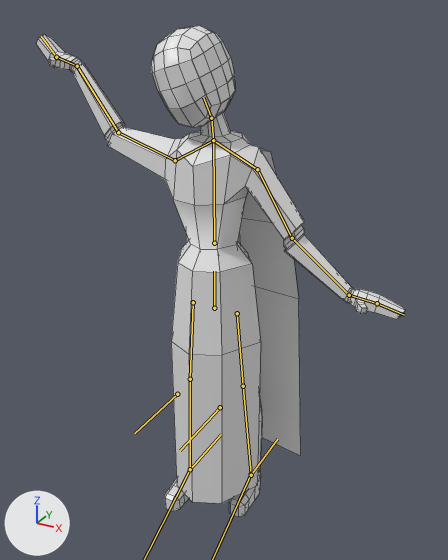
An edit to the FBX model Model/Model Texeture_From Hyouko/New Work/UV/Dummy/FBX/Dummy-Post.fbx, drawn before and after from the same camera.
Before and after are seen from a camera (50 mm lens) standing at (3.74, -6.55, 6.99) and looking at (0.0, 0.26, 3.59). The lights are fixed; the arrows at lower left show +X, +Y and +Z. Both versions are drawn at the pose saved in each file; the numbers are the values there. The bones that bend it are drawn over the model as lines. Mesh edges are drawn as thin lines.
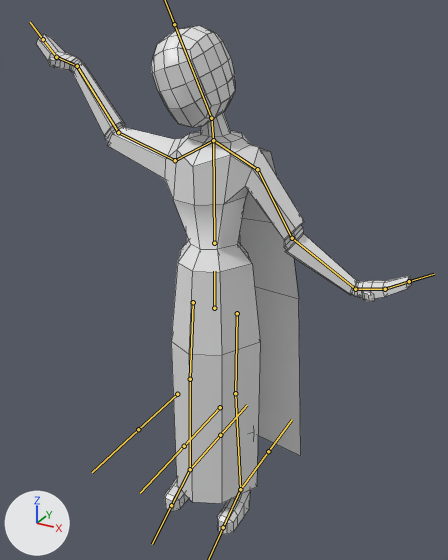
The change in detail:
Bone 'LowerArm.L' (bone_lowerarm_l) turns from (0, 1, 20) to (1, 0, 27) degrees about its own x, y and z.
Bone 'Hand.L' (bone_hand_l) turns from (0, 0, 30) to (0, -2, 41) degrees about its own x, y and z.
Bone 'Finger.L' (bone_finger_l) turns from (0, 0, 0) to (0, -4, 25) degrees about its own x, y and z.
Bone 'UpperLeg.L' (bone_upperleg_l) turns from (-11, 3, 1) to (0, 4, 1) degrees about its own x, y and z.
Bone 'LowerLeg.L' (bone_lowerleg_l) turns from (6, 0, 0) to (1, 0, 0) degrees about its own x, y and z.
Bone 'Foot.L' (bone_foot_l) turns from (4, -3, 2) to (-1, -3, 3) degrees about its own x, y and z.

Where the change shows, as pixel boxes (x1, y1, x2, y2) in the pictures (448 x 560 px):
'Cylinder.002', posed
    before: (37, 26, 405, 517)
    after: (37, 26, 412, 534)
bone 'LowerArm.L', root to tip
    before: (292, 238) to (349, 295)
    after: (292, 238) to (355, 289)
bone 'Hand.L', root to tip
    before: (349, 295) to (377, 303)
    after: (355, 289) to (385, 289)
bone 'Finger.L', root to tip
    before: (377, 303) to (404, 315)
    after: (385, 289) to (409, 281)
bone 'UpperLeg.L', root to tip
    before: (237, 313) to (243, 386)
    after: (237, 313) to (235, 393)
bone 'LowerLeg.L', root to tip
    before: (243, 386) to (251, 474)
    after: (235, 393) to (240, 489)
